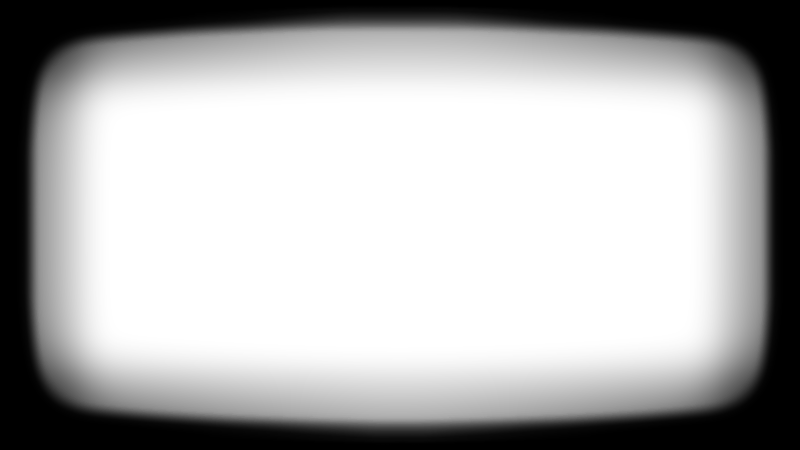
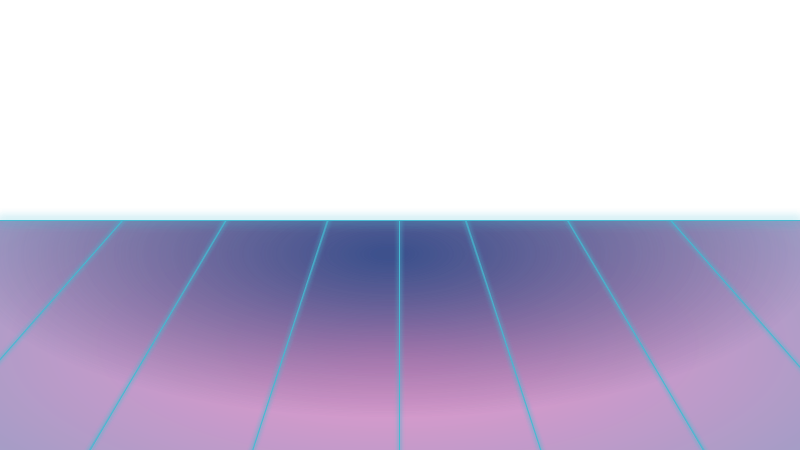
Two versions of the same layered image (800x450). Layer-by-layer changes:
hid "Layer 0" over (0, 0, 800, 450)
added layer "Layer 1" above "Layer 2" over (0, 208, 800, 450)
